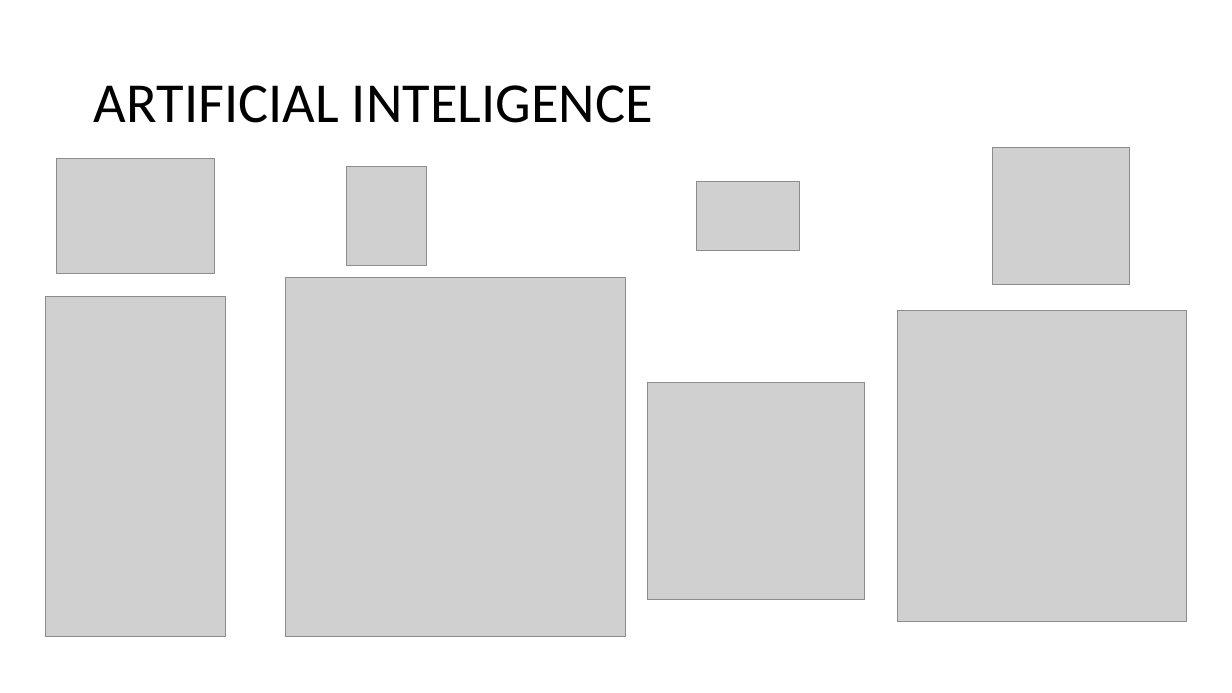
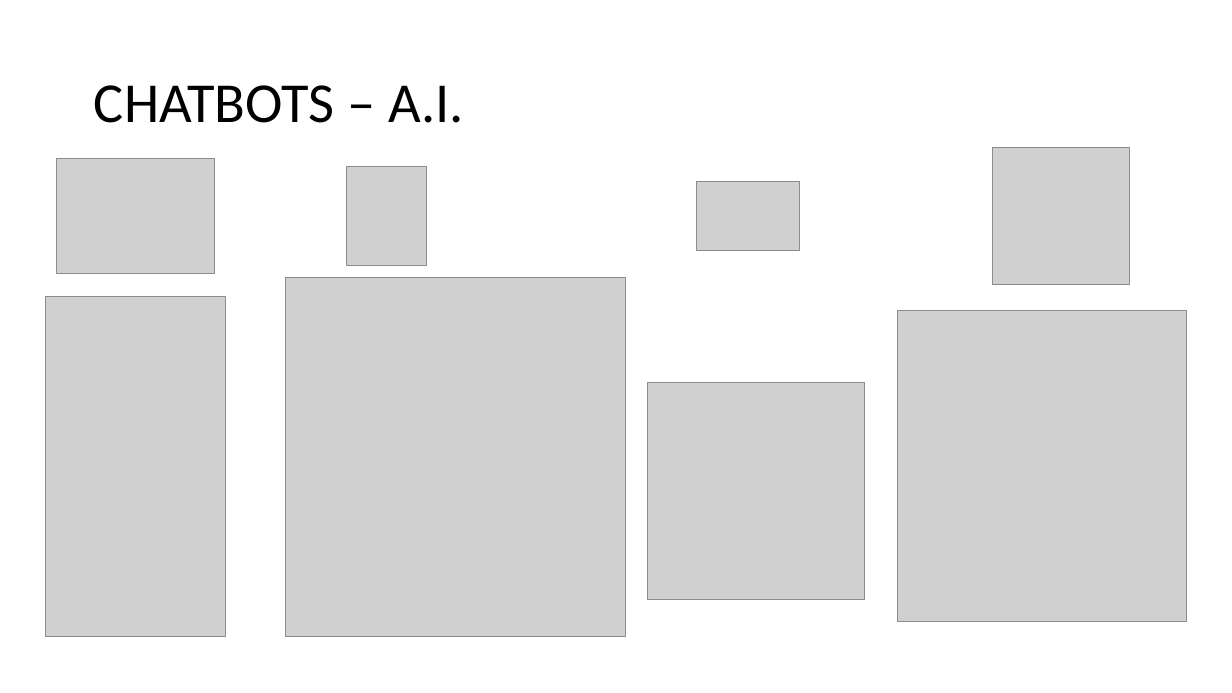
Before and after one commit to giovanidecusati/readify-b2b-alexa, a slide deck: slide 4 of ReadifyB2B-Alexa.pptx. Drawn at 1232x693 pixels with LibreOffice and Linux fonts; fonts in the diff are those of the drawing; grey boxes stand for pictures. Boxes give left, top, right and bottom in pixels: in the first picture for what was removed or moved away, otherwise in the second. Text is boxed around its words. In the diff, an @@ line names an element or a change of style, - is before the commit and + after.

```diff
--- a/ReadifyB2B-Alexa.pptx
+++ b/ReadifyB2B-Alexa.pptx
@@ title at <box>94,85,464,123</box>: text changed @@
-ARTIFICIAL INTELIGENCE
+CHATBOTS – A.I.
```
Also in this commit, not shown: 5 other slides changed, 2 slides added, 2 slides removed, 2 other files.
